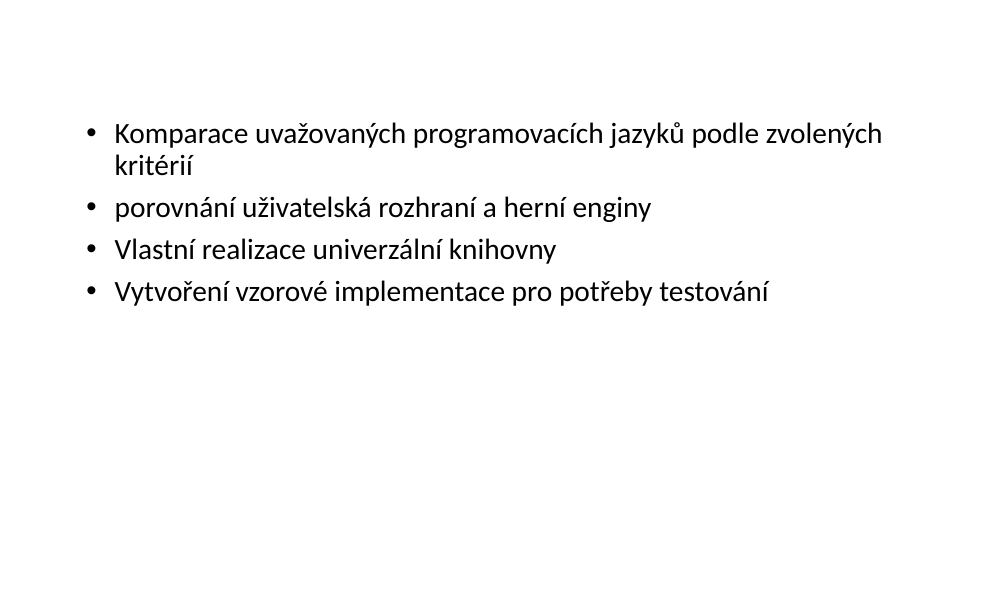
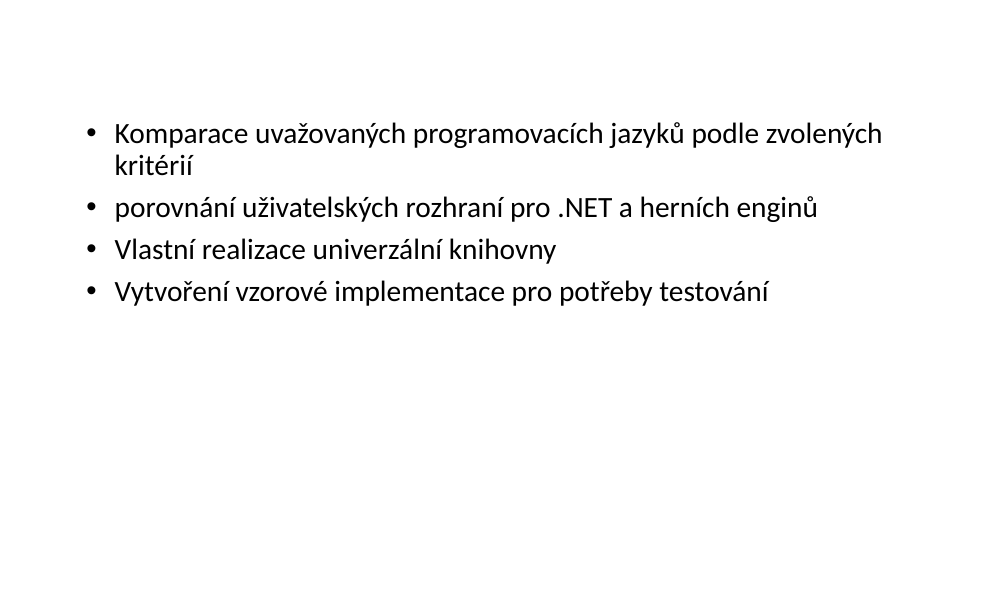
Before and after one commit to pjocesoj/bakalarka-git, a slide deck: slide 4 of prezentace/obhajoba.pptx. Drawn at 1008x595 pixels with LibreOffice and Linux fonts; fonts in the diff are those of the drawing; background and template pictures are left out. Boxes give left, top, right and bottom in pixels: in the first picture for what was removed or moved away, otherwise in the second. Text is boxed around its words. In the diff, an @@ line names an element or a change of style, - is before the commit and + after.

```diff
--- a/prezentace/obhajoba.pptx
+++ b/prezentace/obhajoba.pptx
@@ text at bbox=[115, 196, 818, 222]: text changed @@
-• porovnání uživatelská rozhraní a herní enginy
+• porovnání uživatelských rozhraní pro .NET a herních enginů
```
Also in this commit, not shown: 4 other slides changed.
